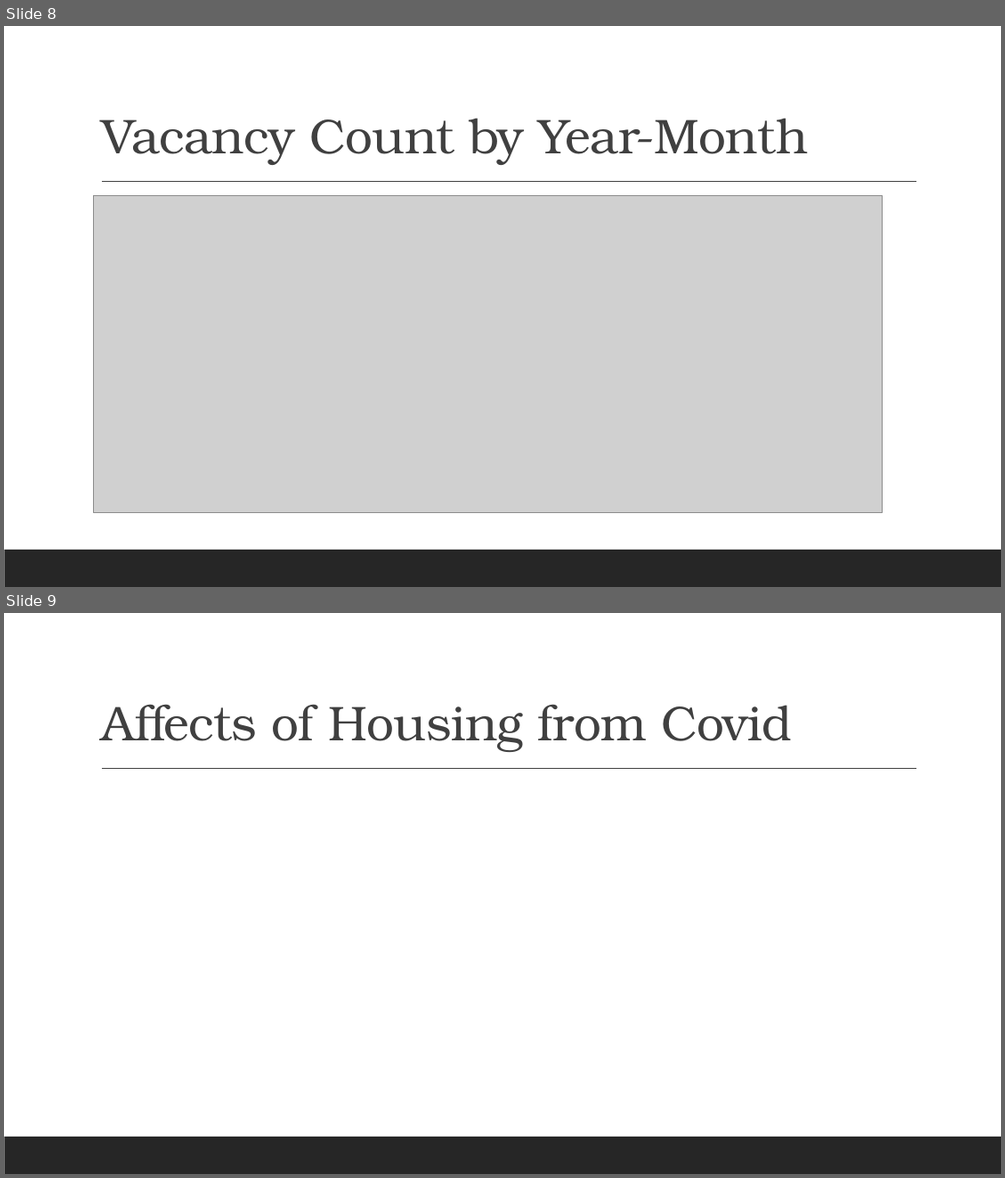
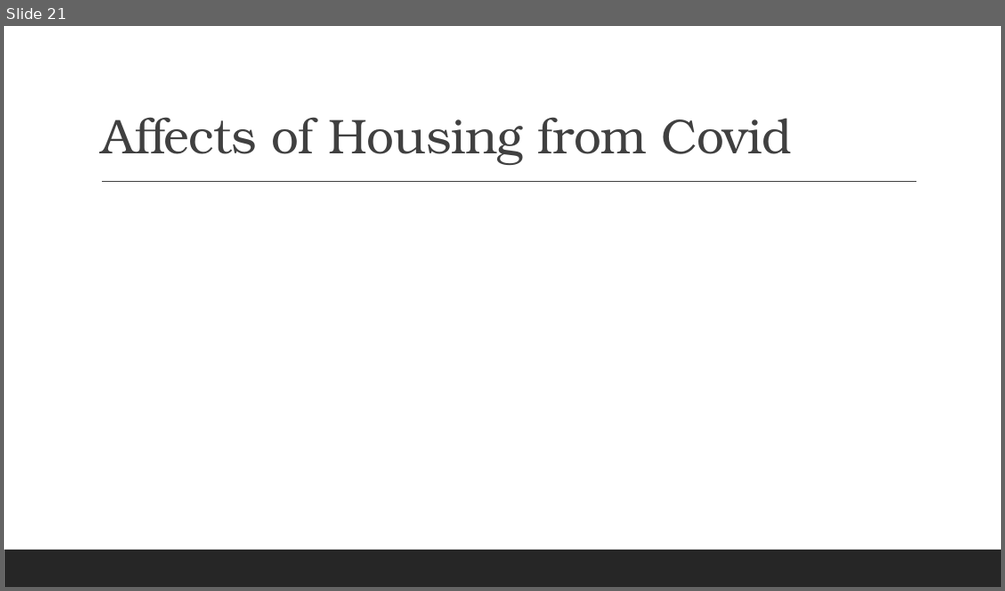
Before and after one commit to Anguyensfg/project-1, a slide deck: QLD Housing Vacancy.pptx. Shown one above the other, each under a label of ours: slides 8 and 9 before the commit, slide 21 after it. The pictures are 1005x1178 and 1005x591 pixels, drawn with LibreOffice and Linux fonts; fonts in the diff are those of the drawing; grey boxes stand for pictures. Boxes give left, top, right and bottom in pixels: in the first picture for what was removed or moved away, otherwise in the second. Text is boxed around its words. In the diff, an @@ line names an element or a change of style, - is before the commit and + after.

```diff
--- a/QLD Housing Vacancy.pptx
+++ b/QLD Housing Vacancy.pptx
@@ slide 8 removed at <box>4,26,1001,587</box>, background #FFFFFF; not listed: 2 template elements that a slide beside it also shows @@
@@ title removed at <box>101,118,809,165</box> @@
-Vacancy Count by Year-Month
@@ picture removed at <box>94,196,882,513</box> @@
@@ what was slide 9 is now slide 21 @@
```
Also in this commit, not shown: 8 slides changed, 9 slides added, 1 other file.
